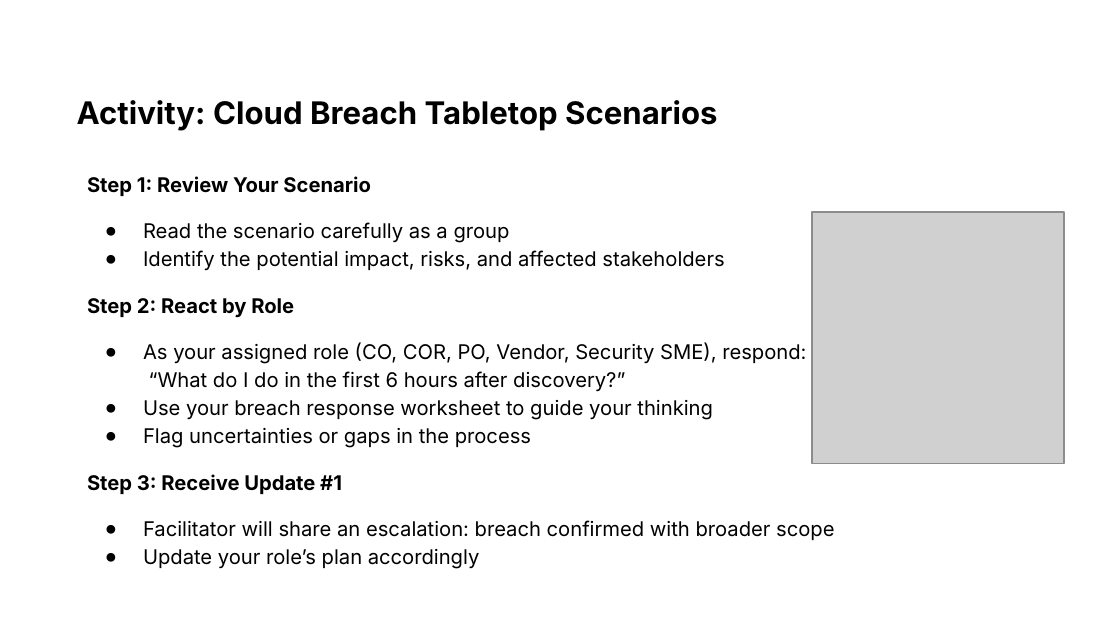
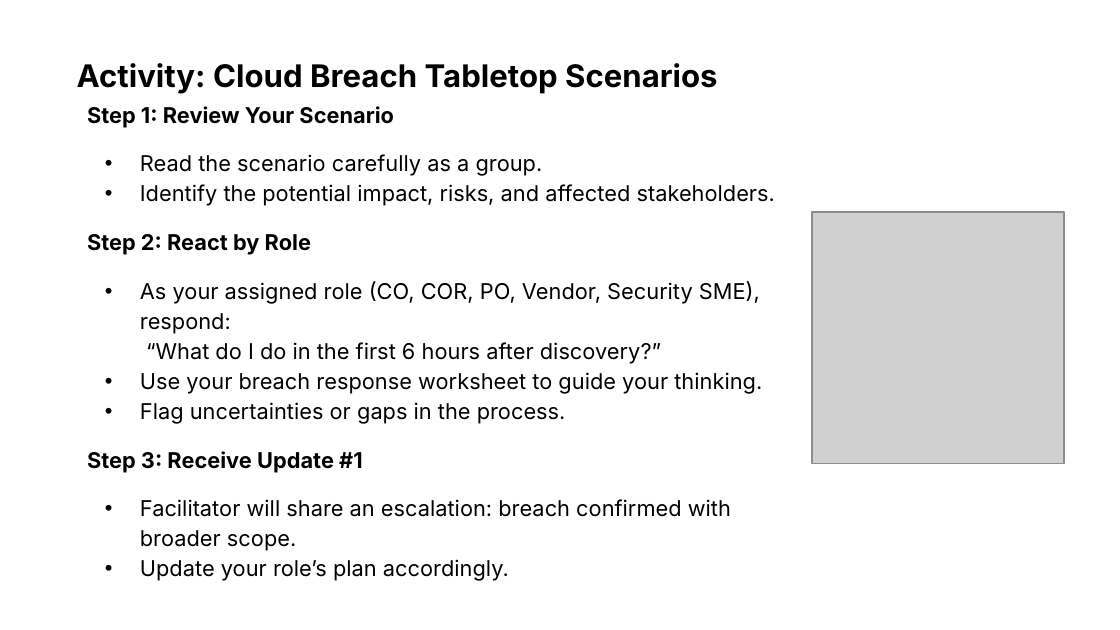
Before and after one commit to usds/ditap-curriculum-update, a slide deck: slide 31 of 3_Curriculum/3A_DITAP-Core-Curriculum/Module-4/In-Class Materials/1_Module 4 Presentation.pptx. Drawn at 1120x630 pixels with LibreOffice and Linux fonts; fonts in the diff are those of the drawing; grey boxes stand for pictures. Boxes give left, top, right and bottom in pixels: in the first picture for what was removed or moved away, otherwise in the second. Text is boxed around its words. In the diff, an @@ line names an element or a change of style, - is before the commit and + after.

```diff
--- a/3_Curriculum/3A_DITAP-Core-Curriculum/Module-4/In-Class Materials/1_Module 4 Presentation.pptx
+++ b/3_Curriculum/3A_DITAP-Core-Curriculum/Module-4/In-Class Materials/1_Module 4 Presentation.pptx
@@ title "Activity: Cloud Breach Tabletop Scenarios": place and size @@
-title "Activity: Cloud Breach Tabletop Scenarios" at box(77, 100, 718, 131)
+title "Activity: Cloud Breach Tabletop Scenarios" at box(77, 63, 718, 94)
@@ text "Step 1: Review Your Scenario": place and size @@
-text "Step 1: Review Your Scenario" at box(87, 222, 834, 569)
+text "Step 1: Review Your Scenario" at box(87, 107, 775, 581)
@@ text at box(87, 107, 760, 473): size 13 to 14 pt in "Step 1: Review Your Scenario", "Step 2: React by Role", "As your assigned role (CO, COR, PO, ...", "Step 3: Receive Update #1"; bullet ● to • @@
@@ text at box(140, 154, 775, 206): text changed; size 13 to 14 pt @@
-● Read the scenario carefully as a group
-● Identify the potential impact, risks, and affected stakeholders
+• Read the scenario carefully as a group.
+• Identify the potential impact, risks, and affected stakeholders.
@@ text at box(140, 372, 762, 424): text changed; size 13 to 14 pt @@
-● Use your breach response worksheet to guide your thinking
-● Flag uncertainties or gaps in the process
+• Use your breach response worksheet to guide your thinking.
+• Flag uncertainties or gaps in the process.
@@ text at box(140, 499, 731, 581): text changed; size 13 to 14 pt @@
-● Facilitator will share an escalation: breach confirmed with broader scope
-● Update your role’s plan accordingly
+• Facilitator will share an escalation: breach confirmed with broader scope.
+• Update your role’s plan accordingly.
```
Also in this commit, not shown: 33 other slides changed, 10 other files.
